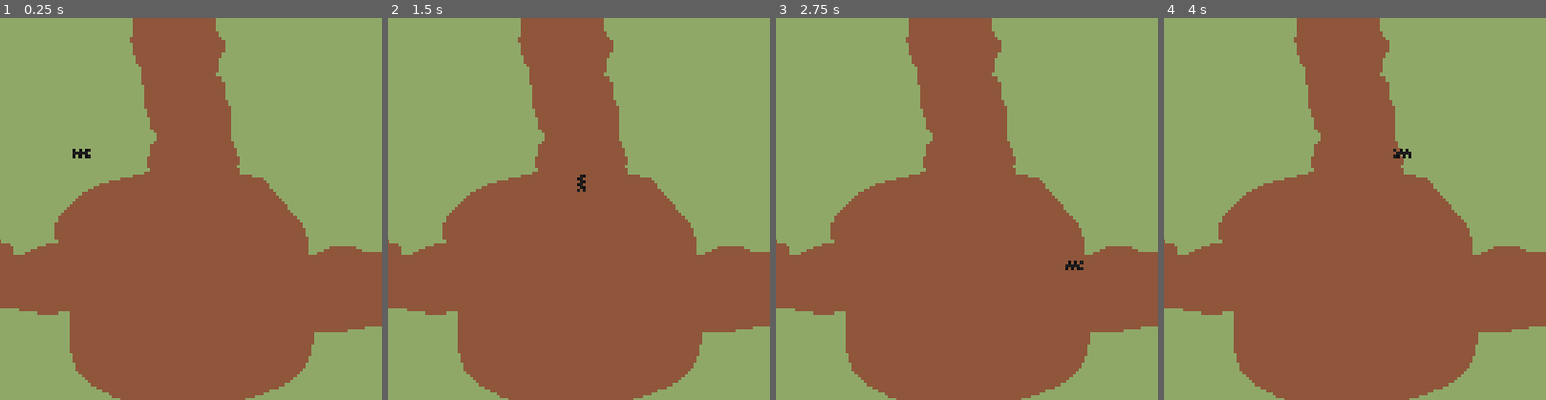
Above: before the commit, frames 1-4 (left to right).
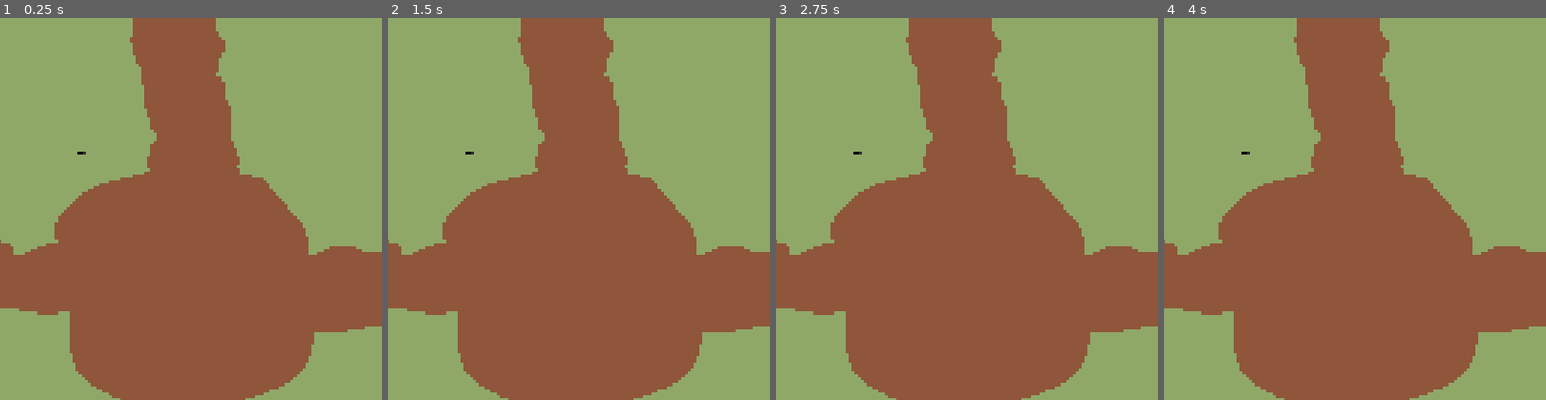
Above: after the commit, the same moments.

Repository: filvan1/LD56
Game: Godot game, scene res://scenes/main.tscn
Same seed, same stepped clock (60 frames per second), same inputs: the game is played once before the commit and once after it.
Inputs:
- Up to frame 1 (0.25 s): no input
- Up to frame 2 (1.5 s): tap Enter at 0.5 s; hold Right (ui_right) 0.53-1.28 s; tap Space at 1.25 s; hold Down (ui_down) from 1.28 s (still down)
- Up to frame 3 (2.75 s): release Down (ui_down) at 2.03 s; hold Right (ui_right) from 2.03 s (still down)
- Up to frame 4 (4 s): tap Enter at 2.75 s; release Right (ui_right) at 2.78 s; hold Up (ui_up) 2.78-3.53 s; hold Left (ui_left) from 3.53 s (still down)
The pictures show only the part of the screen within x 26-76%, y 16-66%; the shares and areas given below are measured in that part.

The runs differ from the first frame. In frame 1, less than 0.1% of the frame differs, in the area x 19-24%, y 34-37%; in frame 2, less than 0.1%; in frame 3, less than 0.1%; in frame 4, 0.1%, in the area x 20-65%, y 34-37%.

Commit message:
updated ant

Diff:
--- a/project.godot
+++ b/project.godot
@@ -22,6 +22,29 @@
 window/stretch/mode="canvas_items"
 window/stretch/scale=4.0
 
+[input]
+
+move_up={
+"deadzone": 0.5,
+"events": [Object(InputEventKey,"resource_local_to_scene":false,"resource_name":"","device":0,"window_id":0,"alt_pressed":false,"shift_pressed":false,"ctrl_pressed":false,"meta_pressed":false,"pressed":false,"keycode":0,"physical_keycode":87,"key_label":0,"unicode":0,"location":0,"echo":false,"script":null)
+]
+}
+move_down={
+"deadzone": 0.5,
+"events": [Object(InputEventKey,"resource_local_to_scene":false,"resource_name":"","device":-1,"window_id":0,"alt_pressed":false,"shift_pressed":false,"ctrl_pressed":false,"meta_pressed":false,"pressed":false,"keycode":0,"physical_keycode":83,"key_label":0,"unicode":115,"location":0,"echo":false,"script":null)
+]
+}
+move_left={
+"deadzone": 0.5,
+"events": [Object(InputEventKey,"resource_local_to_scene":false,"resource_name":"","device":-1,"window_id":0,"alt_pressed":false,"shift_pressed":false,"ctrl_pressed":false,"meta_pressed":false,"pressed":false,"keycode":0,"physical_keycode":65,"key_label":0,"unicode":97,"location":0,"echo":false,"script":null)
+]
+}
+move_right={
+"deadzone": 0.5,
+"events": [Object(InputEventKey,"resource_local_to_scene":false,"resource_name":"","device":-1,"window_id":0,"alt_pressed":false,"shift_pressed":false,"ctrl_pressed":false,"meta_pressed":false,"pressed":false,"keycode":0,"physical_keycode":68,"key_label":0,"unicode":100,"location":0,"echo":false,"script":null)
+]
+}
+
 [rendering]
 
 textures/canvas_textures/default_texture_filter=0
--- a/scenes/ant.tscn
+++ b/scenes/ant.tscn
@@ -2,23 +2,23 @@
 
 [ext_resource type="Texture2D" uid="uid://g5uyxgf1mv8t" path="res://textures/ant.png" id="1_apb61"]
 
-[sub_resource type="AtlasTexture" id="AtlasTexture_02i0o"]
+[sub_resource type="AtlasTexture" id="AtlasTexture_nsgyo"]
 atlas = ExtResource("1_apb61")
-region = Rect2(0, 0, 3, 6)
+region = Rect2(0, 0, 1, 3)
 
-[sub_resource type="AtlasTexture" id="AtlasTexture_vllqb"]
+[sub_resource type="AtlasTexture" id="AtlasTexture_e10qa"]
 atlas = ExtResource("1_apb61")
-region = Rect2(3, 0, 3, 6)
+region = Rect2(1, 0, 1, 3)
 
-[sub_resource type="AtlasTexture" id="AtlasTexture_nimie"]
+[sub_resource type="AtlasTexture" id="AtlasTexture_y0lwb"]
 atlas = ExtResource("1_apb61")
-region = Rect2(6, 0, 3, 6)
+region = Rect2(2, 0, 1, 3)
 
 [sub_resource type="SpriteFrames" id="SpriteFrames_atsc6"]
 animations = [{
 "frames": [{
 "duration": 1.0,
-"texture": SubResource("AtlasTexture_02i0o")
+"texture": SubResource("AtlasTexture_nsgyo")
 }],
 "loop": true,
 "name": &"idle",
@@ -26,10 +26,10 @@
 }, {
 "frames": [{
 "duration": 1.0,
-"texture": SubResource("AtlasTexture_vllqb")
+"texture": SubResource("AtlasTexture_e10qa")
 }, {
 "duration": 1.0,
-"texture": SubResource("AtlasTexture_nimie")
+"texture": SubResource("AtlasTexture_y0lwb")
 }],
 "loop": true,
 "name": &"walk",
@@ -37,15 +37,16 @@
 }]
 
 [sub_resource type="CircleShape2D" id="CircleShape2D_byf4t"]
-radius = 4.0
+radius = 2.0
 
 [node name="Ant" type="CharacterBody2D"]
+motion_mode = 1
 
 [node name="AnimatedSprite2D" type="AnimatedSprite2D" parent="."]
 rotation = 1.5708
 sprite_frames = SubResource("SpriteFrames_atsc6")
 animation = &"walk"
-frame_progress = 0.0652412
+frame_progress = 0.537131
 
 [node name="CollisionShape2D" type="CollisionShape2D" parent="."]
 shape = SubResource("CircleShape2D_byf4t")
--- a/scenes/main.tscn
+++ b/scenes/main.tscn
@@ -1,8 +1,9 @@
-[gd_scene load_steps=4 format=3 uid="uid://drfdj5sutodh0"]
+[gd_scene load_steps=5 format=3 uid="uid://drfdj5sutodh0"]
 
 [ext_resource type="PackedScene" uid="uid://bwvu5v5kgsed0" path="res://scenes/ant.tscn" id="1_fkxko"]
 [ext_resource type="PackedScene" uid="uid://dkmo0stllcs2n" path="res://scenes/room.tscn" id="1_sxbc5"]
 [ext_resource type="Script" path="res://scripts/player.gd" id="2_r6h04"]
+[ext_resource type="PackedScene" uid="uid://delg17ewn0h2t" path="res://scenes/player.tscn" id="4_ul626"]
 
 [node name="Node2D" type="Node2D"]
 
@@ -10,5 +11,7 @@
 
 [node name="Ant" parent="." instance=ExtResource("1_fkxko")]
 position = Vector2(93, 87)
-motion_mode = 1
 script = ExtResource("2_r6h04")
+
+[node name="Player" parent="." instance=ExtResource("4_ul626")]
+position = Vector2(87, 55)
--- /dev/null
+++ b/scenes/player.tscn
@@ -0,0 +1,10 @@
+[gd_scene load_steps=2 format=3 uid="uid://delg17ewn0h2t"]
+
+[sub_resource type="CircleShape2D" id="CircleShape2D_b824v"]
+radius = 10.0499
+
+[node name="Player" type="CharacterBody2D"]
+motion_mode = 1
+
+[node name="CollisionShape2D" type="CollisionShape2D" parent="."]
+shape = SubResource("CircleShape2D_b824v")
--- a/scripts/player.gd
+++ b/scripts/player.gd
@@ -6,30 +6,22 @@
 func _ready() -> void:
 	pass # Replace with function body.
 
-
 # Called every frame. 'delta' is the elapsed time since the previous frame.
 func _process(delta: float) -> void:
 	pass
 
 func _physics_process(delta: float) -> void:
 	velocity = Vector2.ZERO
-
-	if Input.is_action_pressed("ui_up"):
-		velocity.y -= 1.0
-	if Input.is_action_pressed("ui_down"):
-		velocity.y += 1.0
-	if Input.is_action_pressed("ui_left"):
-		velocity.x -= 1.0
-	if Input.is_action_pressed("ui_right"):
-		velocity.x += 1.0
+	velocity = Input.get_vector("move_left", "move_right", "move_up", "move_down")
 
 	if velocity.length_squared() > 0.0001:
 		velocity = velocity / velocity.length() * 50.0
 
 	move_and_slide()
 
-	if velocity.length_squared() > 0.0001:
-		rotation = atan2(velocity.y, velocity.x)
+	var effective_velocity = get_real_velocity()
+	if effective_velocity.length_squared() > 1.0:
+		rotation = atan2(effective_velocity.y, effective_velocity.x)
 		sprite.play("walk")
 	else:
 		sprite.play("idle")
Binary file changed: textures/ant.png
